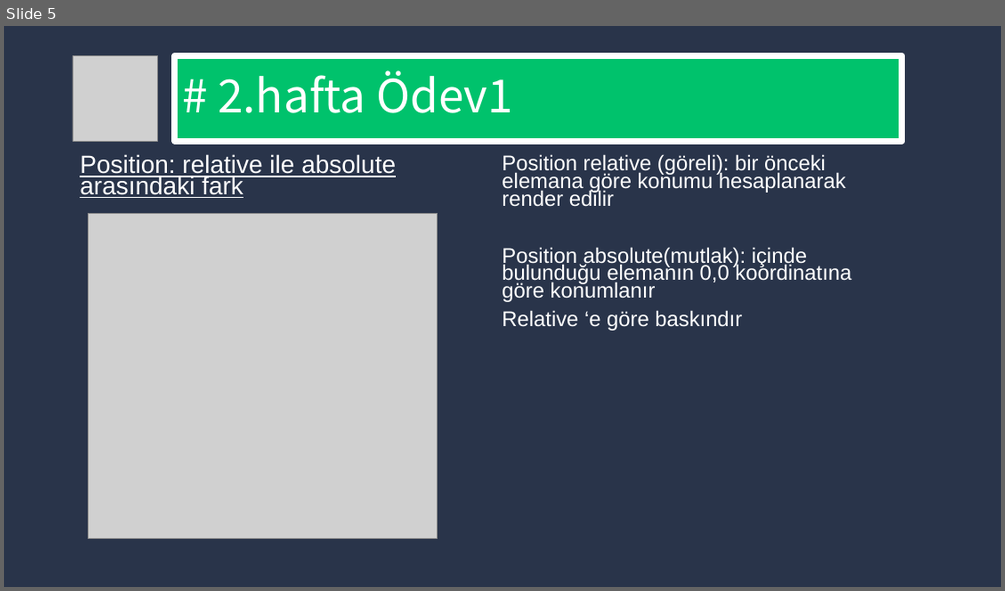
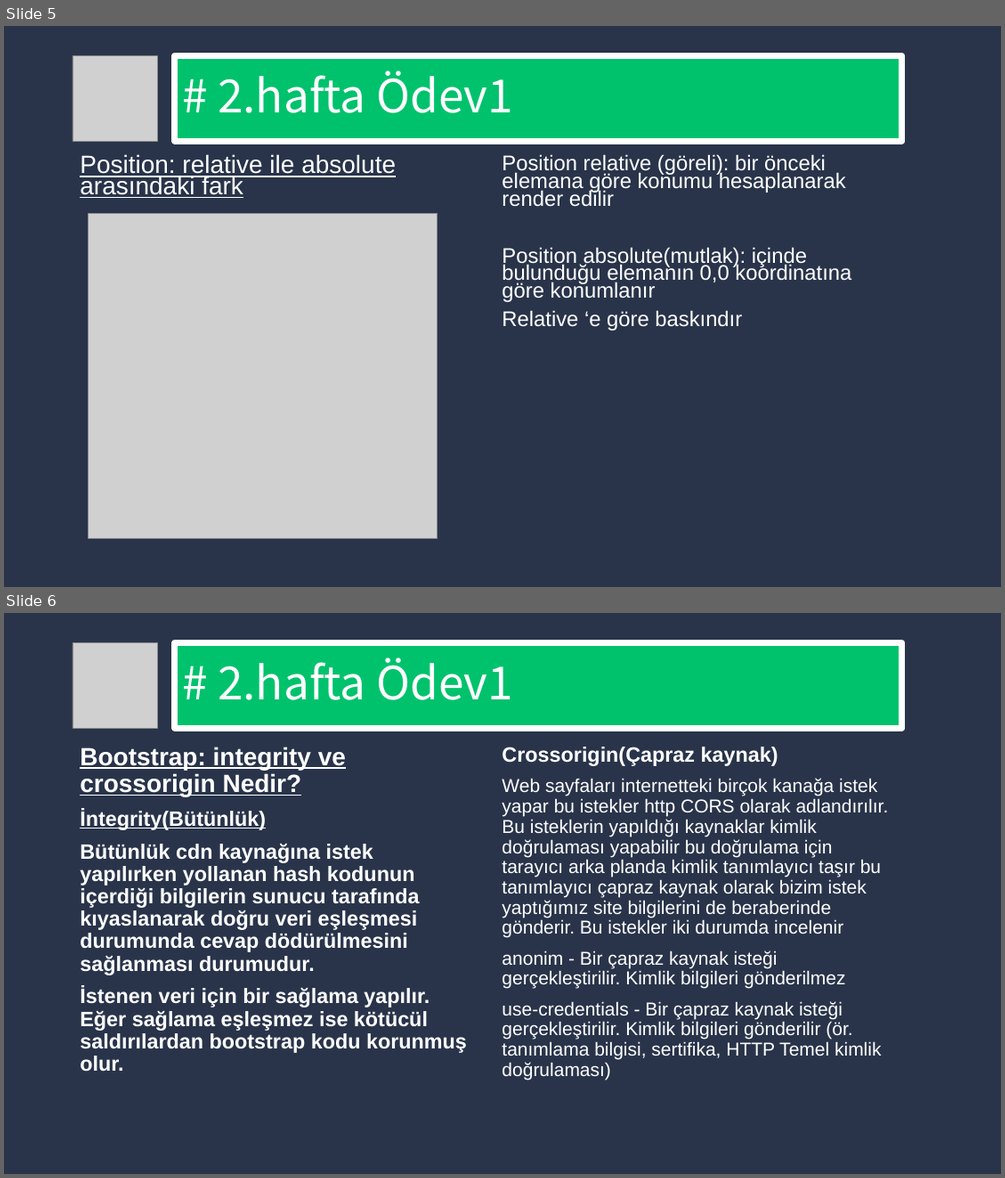
Before and after one commit to TechCareer-FrontEnd-1/tubisad-frontend-hberkayaktas, a slide deck: Homework.pptx. Shown one above the other, each under a label of ours: slide 5 before the commit, slides 5 and 6 after it. The pictures are 1005x591 and 1005x1178 pixels, drawn with LibreOffice and Linux fonts; fonts in the diff are those of the drawing; grey boxes stand for pictures. Boxes give left, top, right and bottom in pixels: in the first picture for what was removed or moved away, otherwise in the second. Text is boxed around its words. In the diff, an @@ line names an element or a change of style, - is before the commit and + after.

Commit message:
2.hafta 2.ders ödevi
Register form boostrap ile oluşturuldu srollspy örneği yapıldı  crossorigin ve integrity konuları araştırıldı slayta eklendi

```diff
--- a/Homework.pptx
+++ b/Homework.pptx
@@ slide 6 added at (4,613,1001,1174), background #29344A @@
@@ picture added at (73,643,158,728) @@
@@ title added at (175,643,902,728), fill #00C26C, outline #FFFFFF 6 pt, 44 pt, text #FFFFFF @@
+# 2.hafta Ödev1
@@ text added at (80,747,889,1079), 18 pt, text #FFFFFF @@
+Bootstrap: integrity ve crossorigin Nedir?
+İntegrity(Bütünlük)
+Bütünlük cdn kaynağına istek yapılırken yollanan hash kodunun içerdiği bilgilerin sunucu tarafında kıyaslanarak doğru veri eşleşmesi durumunda cevap dödürülmesini sağlanması durumudur.
+İstenen veri için bir sağlama yapılır. Eğer sağlama eşleşmez ise kötücül saldırılardan bootstrap kodu korunmuş olur.
+Crossorigin(Çapraz kaynak)
+Web sayfaları internetteki birçok kanağa istek yapar bu istekler http CORS olarak adlandırılır. Bu isteklerin yapıldığı kaynaklar kimlik doğrulaması yapabilir bu doğrulama için tarayıcı arka planda kimlik tanımlayıcı taşır bu tanımlayıcı çapraz kaynak olarak bizim istek yaptığımız site bilgilerini de beraberinde gönderir. Bu istekler iki durumda incelenir
+anonim - Bir çapraz kaynak isteği gerçekleştirilir. Kimlik bilgileri gönderilmez
+use-credentials - Bir çapraz kaynak isteği gerçekleştirilir. Kimlik bilgileri gönderilir (ör. tanımlama bilgisi, sertifika, HTTP Temel kimlik doğrulaması)
```
Also in this commit, not shown: 1 other slide added, 2 other files.
